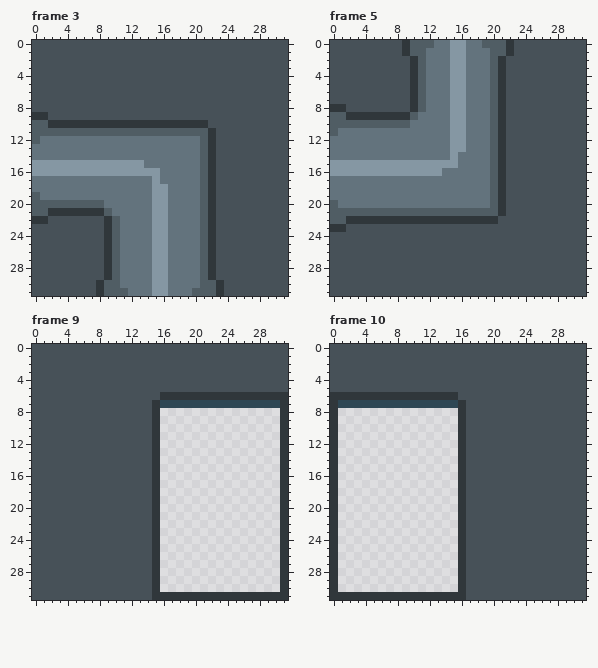
One commit to this pixel-art file: Document/Map/Back_Map4_M.aseprite. The picture above is the old version.
32x32 pixels, 22 frames. Colours within 5 levels of each other are drawn and written as one. Shown: frame 3, frame 5, frame 9, frame 10. The commit also changed other frames, which this record leaves out.
Once edited:
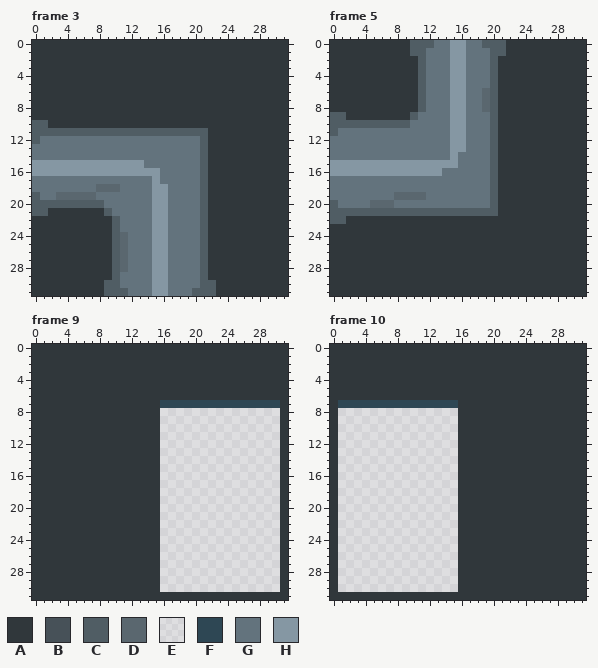
Palette (. is transparent): A #30373b  B #475158  C #505d64  D #5a676f  E #ffffff58  F #2e4754  G #63737d  H #8597a3
The edit:
Frame 3, layers "Layer 2", "Layer 1":
y 0..8: x 0..31 BBBBBBBBBBBBBBBBBBBBBBBBBBBBBBBB -> AAAAAAAAAAAAAAAAAAAAAAAAAAAAAAAA
y 9: x 2..31 BBBBBBBBBBBBBBBBBBBBBBBBBBBBBB -> AAAAAAAAAAAAAAAAAAAAAAAAAAAAAA
y 10: x 22..31 BBBBBBBBBB -> AAAAAAAAAA
y 11..17: x 23..31 BBBBBBBBB -> AAAAAAAAA
y 18: x 8..10 GGG -> DDD; x 23..31 BBBBBBBBB -> AAAAAAAAA
y 19: x 3..7 GGGGG -> DDDDD; x 23..31 BBBBBBBBB -> AAAAAAAAA
y 20..21: x 23..31 BBBBBBBBB -> AAAAAAAAA
y 22: x 2..8 BBBBBBB -> AAAAAAA; x 23..31 BBBBBBBBB -> AAAAAAAAA
y 23: x 0..8 BBBBBBBBB -> AAAAAAAAA; x 23..31 BBBBBBBBB -> AAAAAAAAA
y 24..28: x 0..8 BBBBBBBBB -> AAAAAAAAA; x 11 G -> D; x 23..31 BBBBBBBBB -> AAAAAAAAA
y 29: x 0..8 BBBBBBBBB -> AAAAAAAAA; x 23..31 BBBBBBBBB -> AAAAAAAAA
y 30..31: x 0..7 BBBBBBBB -> AAAAAAAA; x 24..31 BBBBBBBB -> AAAAAAAA
Frame 5, layers "Layer 2", "Layer 1":
y 0..1: x 0..8 BBBBBBBBB -> AAAAAAAAA; x 23..31 BBBBBBBBB -> AAAAAAAAA
y 2..5: x 0..9 BBBBBBBBBB -> AAAAAAAAAA; x 22..31 BBBBBBBBBB -> AAAAAAAAAA
y 6..7: x 0..9 BBBBBBBBBB -> AAAAAAAAAA; x 19 G -> D; x 22..31 BBBBBBBBBB -> AAAAAAAAAA
y 8: x 2..9 BBBBBBBB -> AAAAAAAA; x 19 G -> D; x 22..31 BBBBBBBBBB -> AAAAAAAAAA
y 9..18: x 22..31 BBBBBBBBBB -> AAAAAAAAAA
y 19: x 8..11 GGGG -> DDDD; x 22..31 BBBBBBBBBB -> AAAAAAAAAA
y 20: x 5..7 GGG -> DDD; x 22..31 BBBBBBBBBB -> AAAAAAAAAA
y 21: x 22..31 BBBBBBBBBB -> AAAAAAAAAA
y 22: x 21..31 BBBBBBBBBBB -> AAAAAAAAAAA
y 23: x 2..31 BBBBBBBBBBBBBBBBBBBBBBBBBBBBBB -> AAAAAAAAAAAAAAAAAAAAAAAAAAAAAA
y 24..31: x 0..31 BBBBBBBBBBBBBBBBBBBBBBBBBBBBBBBB -> AAAAAAAAAAAAAAAAAAAAAAAAAAAAAAAA
Frame 9, layer "Layer 1":
y 0..5: x 0..31 BBBBBBBBBBBBBBBBBBBBBBBBBBBBBBBB -> AAAAAAAAAAAAAAAAAAAAAAAAAAAAAAAA
y 6: x 0..15 BBBBBBBBBBBBBBBB -> AAAAAAAAAAAAAAAA
y 7..31: x 0..14 BBBBBBBBBBBBBBB -> AAAAAAAAAAAAAAA
Frame 10, layer "Layer 1":
y 0..5: x 0..31 BBBBBBBBBBBBBBBBBBBBBBBBBBBBBBBB -> AAAAAAAAAAAAAAAAAAAAAAAAAAAAAAAA
y 6: x 16..31 BBBBBBBBBBBBBBBB -> AAAAAAAAAAAAAAAA
y 7..31: x 17..31 BBBBBBBBBBBBBBB -> AAAAAAAAAAAAAAA
Changed places in both pictures, as pixel boxes (x1, y1, x2, y2):
changed: (32, 40, 288, 296)
changed: (330, 40, 586, 296)
changed: (32, 344, 288, 600)
changed: (330, 344, 586, 600)
